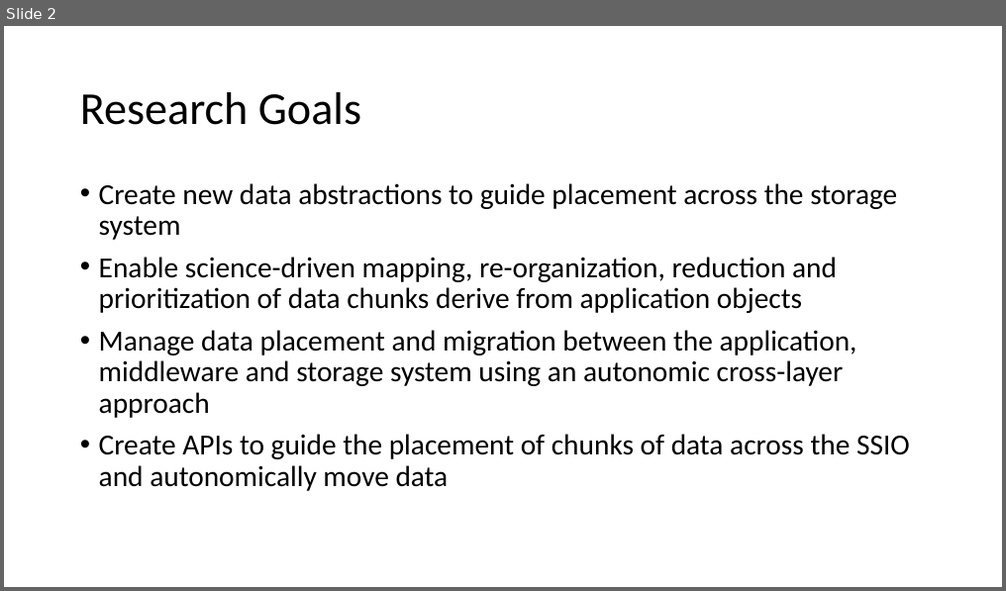
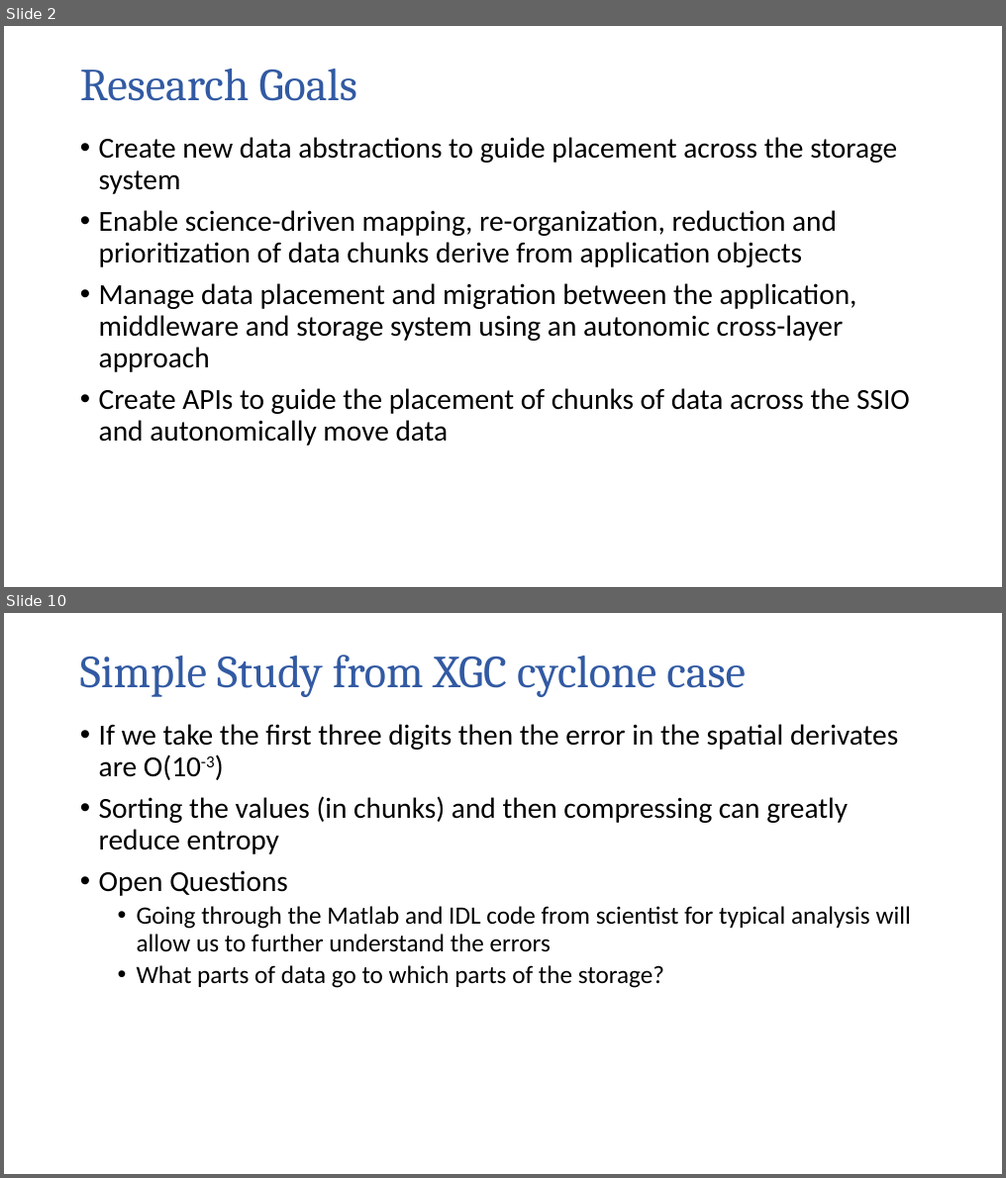
Before and after one commit to TPLink32/sirius, a slide deck: All-Hand-Meetings/AHM-10-14-2015/Presentations/SIRIUS_AHM-klasky.pptx. Shown one above the other, each under a label of ours: slide 2 before the commit, slides 2 and 10 after it; the slides between them are not shown. The pictures are 1006x591 and 1006x1178 pixels, drawn with LibreOffice and Linux fonts; fonts in the diff are those of the drawing; background and template pictures are left out. Boxes give left, top, right and bottom in pixels: in the first picture for what was removed or moved away, otherwise in the second. Text is boxed around its words. In the diff, an @@ line names an element or a change of style, - is before the commit and + after.

```diff
--- a/All-Hand-Meetings/AHM-10-14-2015/Presentations/SIRIUS_AHM-klasky.pptx
+++ b/All-Hand-Meetings/AHM-10-14-2015/Presentations/SIRIUS_AHM-klasky.pptx
@@ slide 10 added at [4,613,1002,1174], background #FFFFFF @@
@@ title added at [80,655,746,697], 44 pt, text #325AA3 @@
+Simple Study from XGC cyclone case
@@ text added at [99,724,911,988], 28 pt, text #000000 @@
+• If we take the first three digits then the error in the spatial derivates are O(10-3)
+• Sorting the values (in chunks) and then compressing can greatly reduce entropy
+• Open Questions
+  • Going through the Matlab and IDL code from scientist for typical analysis will allow us to further understand the errors
+  • What parts of data go to which parts of the storage?
@@ slide 2 changed as well @@
@@ title "Research Goals" at [80,69,357,101]: font Calibri to Cambria, text colour #000000 to #325AA3 @@
@@ text "Create new data abstractions to ...": place and size @@
-text "Create new data abstractions to ..." at [99,183,910,491]
+text "Create new data abstractions to ..." at [99,137,910,446]
```
Also in this commit, not shown: 1 other slide changed, 9 other slides added.
